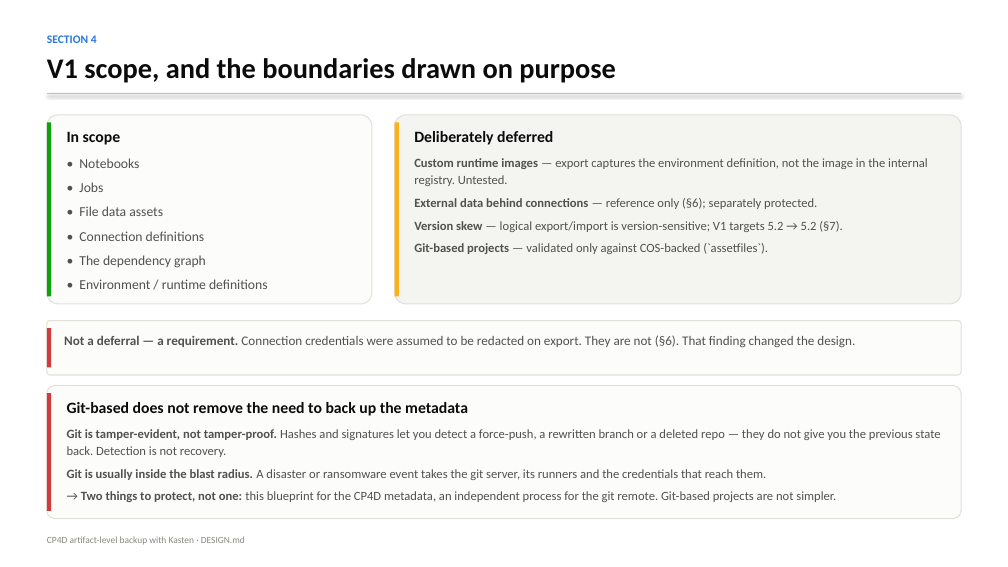
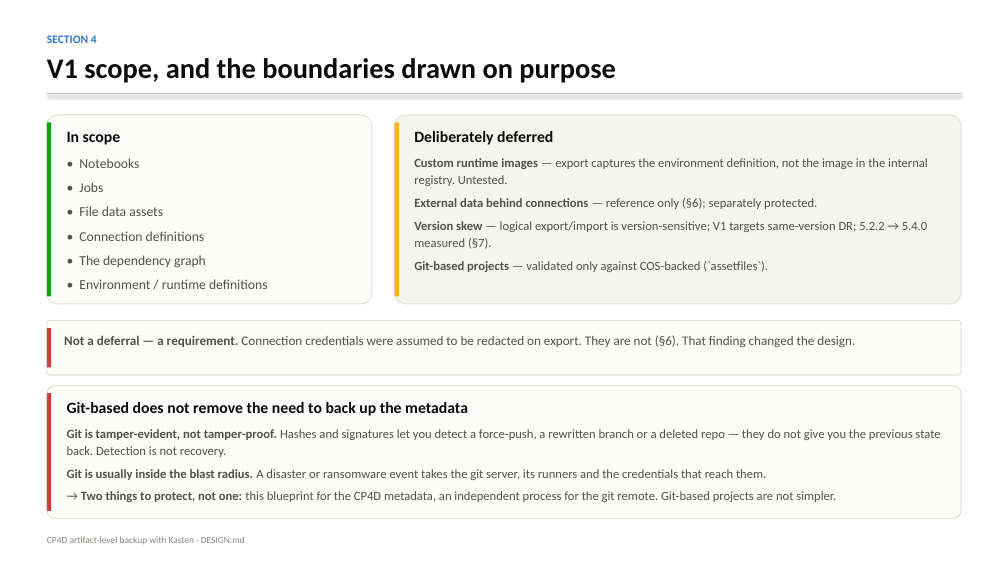
Before and after one commit to michaelcourcy/kasten-claude, a slide deck: slide 5 of cp4d/DESIGN.pptx. Drawn at 1008x567 pixels with LibreOffice and Linux fonts; fonts in the diff are those of the drawing. Boxes give left, top, right and bottom in pixels: in the first picture for what was removed or moved away, otherwise in the second. Text is boxed around its words. In the diff, an @@ line names an element or a change of style, - is before the commit and + after.

```diff
--- a/cp4d/DESIGN.pptx
+++ b/cp4d/DESIGN.pptx
@@ text at (414,221,927,249): text changed @@
-Version skew — logical export/import is version-sensitive; V1 targets 5.2 → 5.2 (§7).
+Version skew — logical export/import is version-sensitive; V1 targets same-version DR; 5.2.2 → 5.4.0 measured (§7).
```
Also in this commit, not shown: 2 other slides changed, 15 other files.
